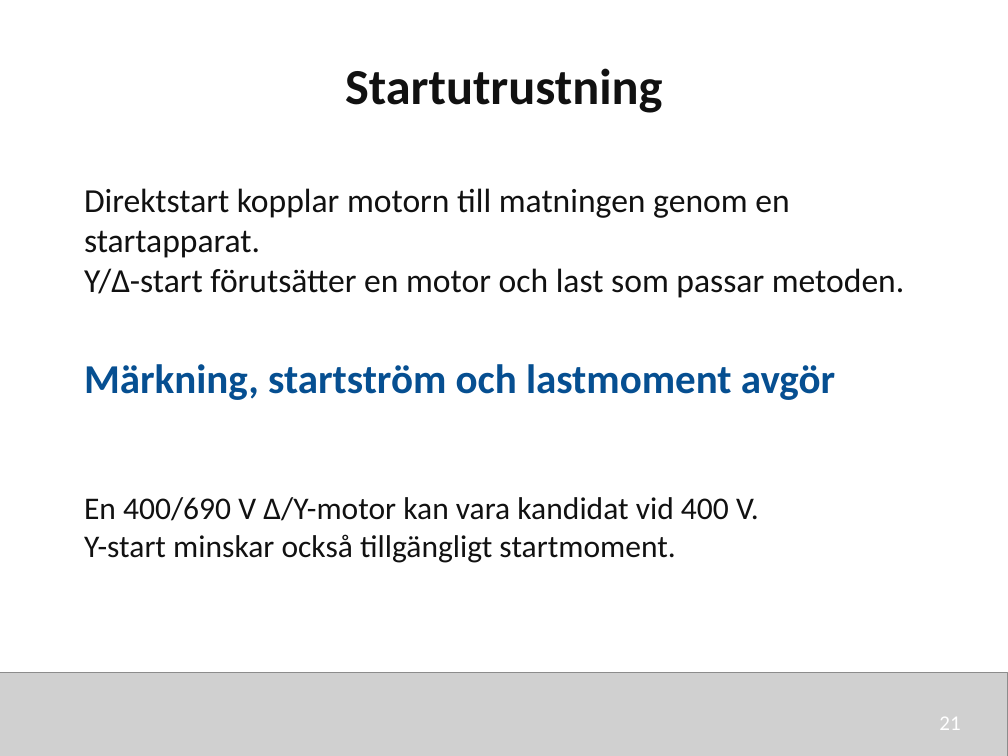
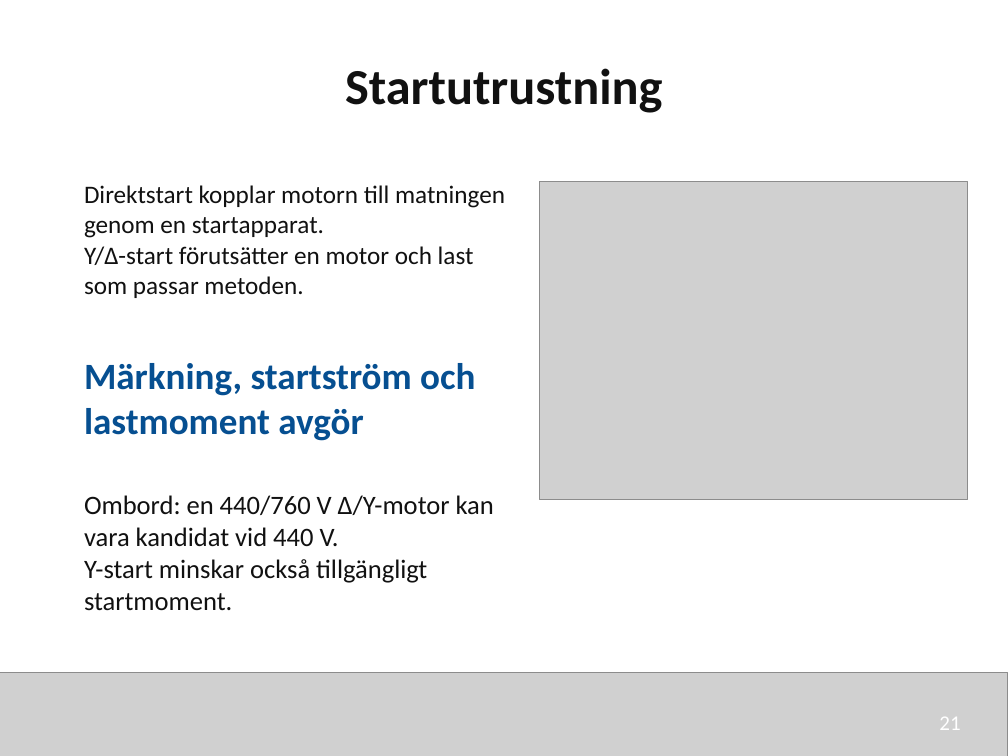
Before and after one commit to nj22az/nj22az.github.io, a slide deck: slide 21 of sjoskolan/vecka-43/aktuell/v43_02_Transformatorer_och_motorer_elev.pptx. Drawn at 1008x756 pixels with LibreOffice and Linux fonts; fonts in the diff are those of the drawing; grey boxes stand for pictures. Boxes give left, top, right and bottom in pixels: in the first picture for what was removed or moved away, otherwise in the second. Text is boxed around its words. In the diff, an @@ line names an element or a change of style, - is before the commit and + after.

```diff
--- a/sjoskolan/vecka-43/aktuell/v43_02_Transformatorer_och_motorer_elev.pptx
+++ b/sjoskolan/vecka-43/aktuell/v43_02_Transformatorer_och_motorer_elev.pptx
@@ text "Direktstart kopplar motorn till matningen ..." at [84,185,505,298]: size 24 to 18 pt @@
@@ picture added at [539,181,968,500] @@
@@ text "Märkning, startström och lastmoment avgör" at [84,363,475,441]: size 29.2 to 26.5 pt @@
@@ text at [84,495,494,547]: text changed; size 22.5 to 19 pt @@
-En 400/690 V Δ/Y-motor kan vara kandidat vid 400 V.
+Ombord: en 440/760 V Δ/Y-motor kan vara kandidat vid 440 V.
@@ text at [84,559,427,611]: size 22.5 to 19 pt in "Y-start minskar också tillgängligt startmoment." @@
```
Also in this commit, not shown: 10 other slides changed, 14 other files.
